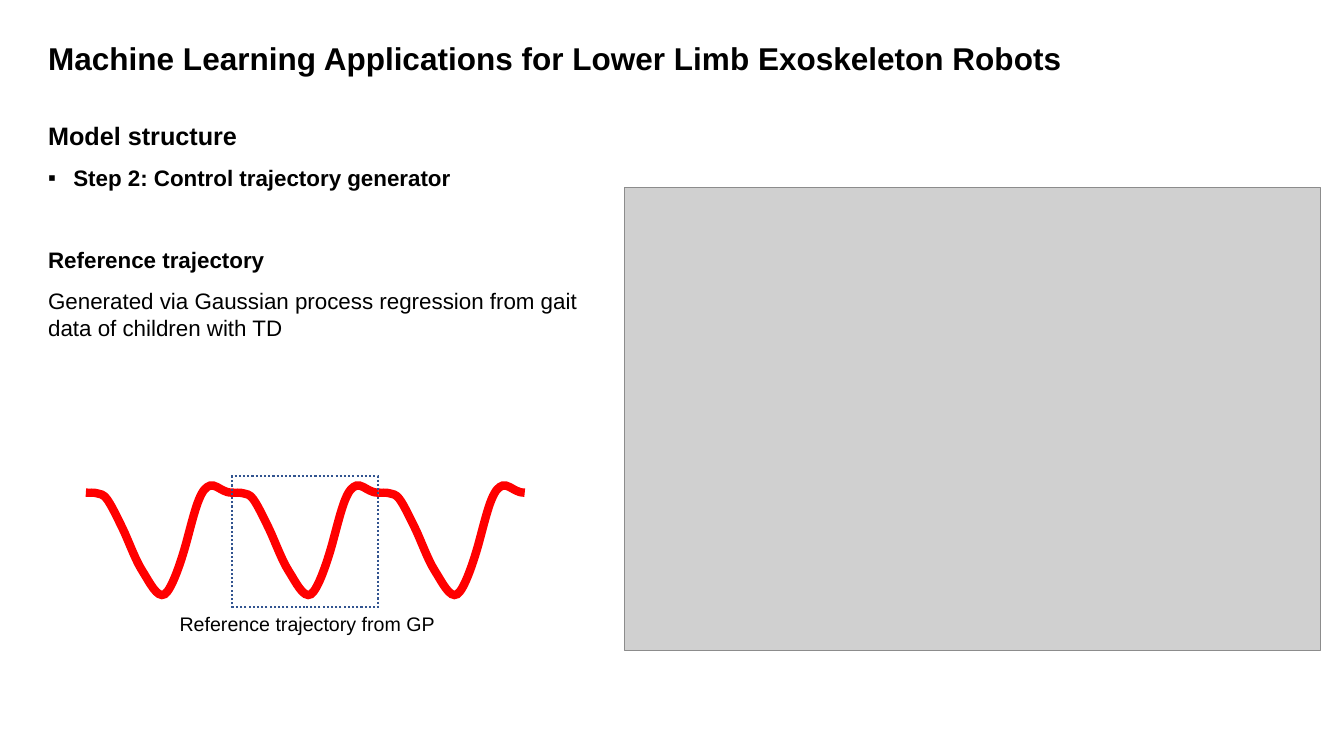
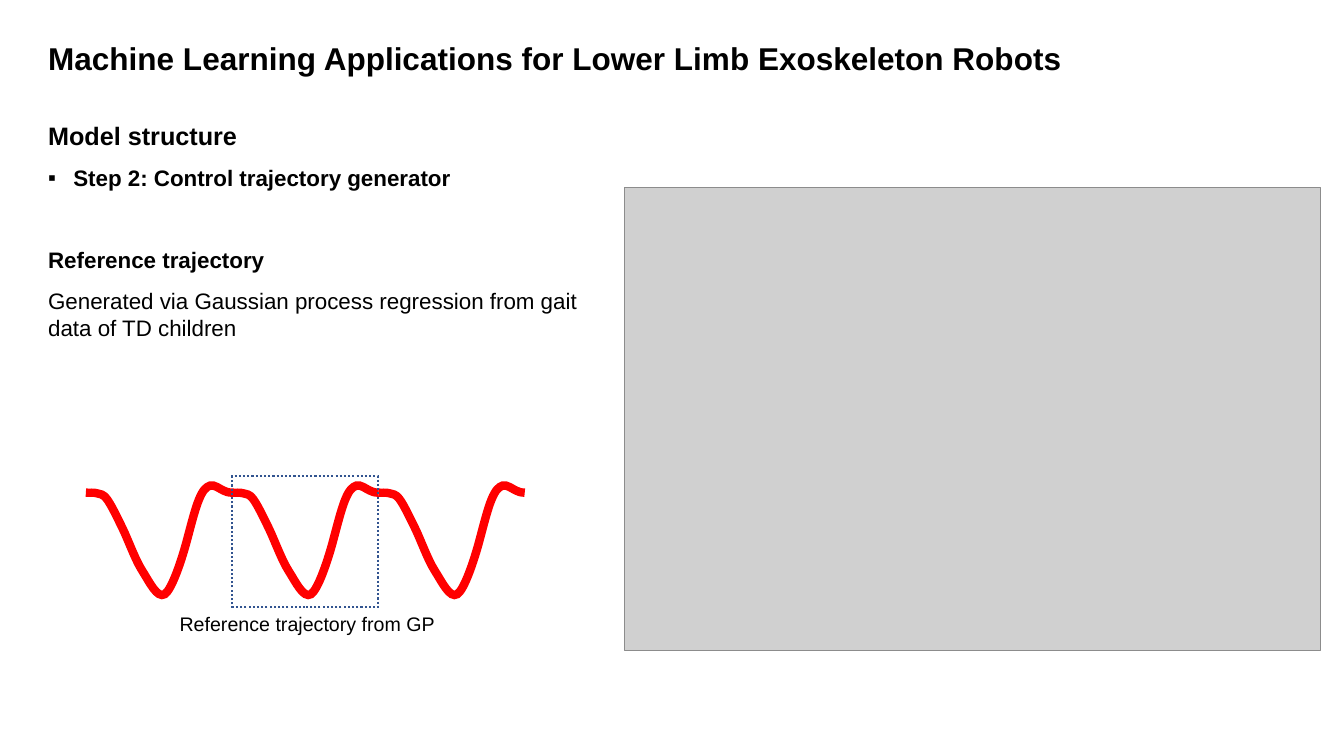
Before and after one commit to HAN2496/CRC, a slide deck: slide 4 of BK.pptx. Drawn at 1344x756 pixels with LibreOffice and Linux fonts; fonts in the diff are those of the drawing; grey boxes stand for pictures; background and template pictures are left out. Boxes give left, top, right and bottom in pixels: in the first picture for what was removed or moved away, otherwise in the second. Text is boxed around its words. In the diff, an @@ line names an element or a change of style, - is before the commit and + after.

```diff
--- a/BK.pptx
+++ b/BK.pptx
@@ text at [48, 292, 577, 337]: text changed @@
-Generated via Gaussian process regression from gait data of children with TD
+Generated via Gaussian process regression from gait data of TD children
```
Also in this commit, not shown: 6 other files.
